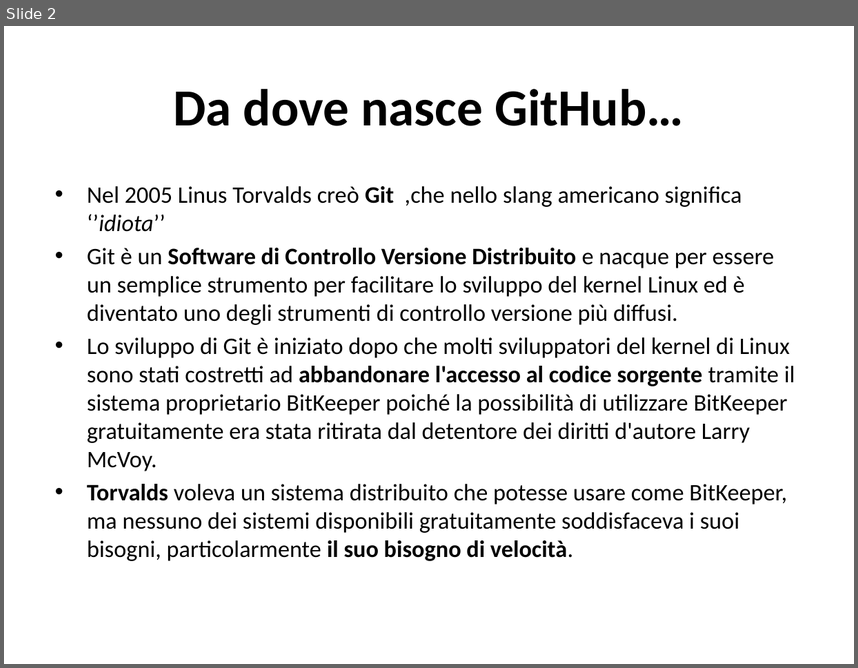
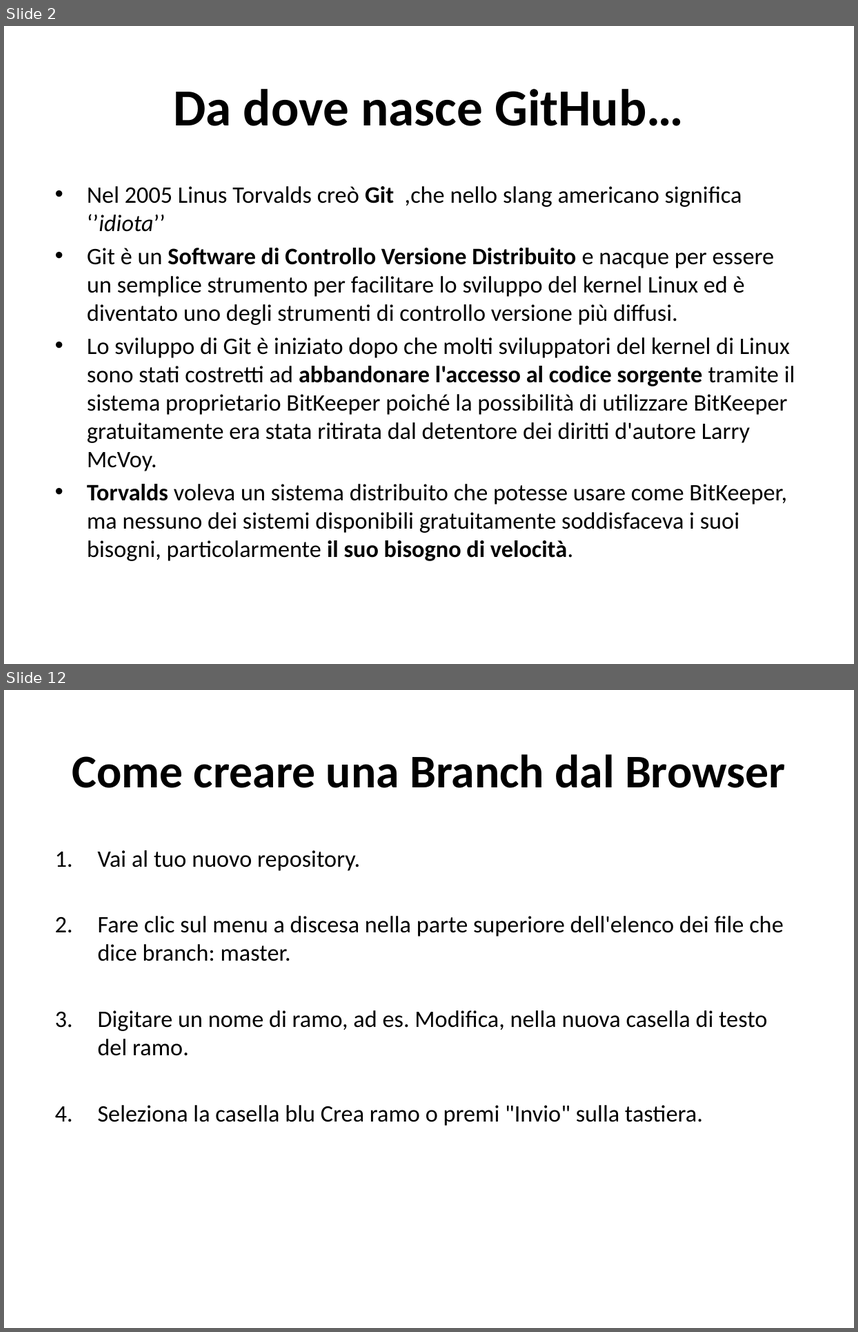
Before and after one commit to TeamEngim/GitHub-Introduction, a slide deck: Primi passi su GitHub.pptx. Shown one above the other, each under a label of ours: slide 2 before the commit, slides 2 and 12 after it; the slides between them are not shown. The pictures are 858x668 and 858x1332 pixels, drawn with LibreOffice and Linux fonts; fonts in the diff are those of the drawing. Boxes give left, top, right and bottom in pixels: in the first picture for what was removed or moved away, otherwise in the second. Text is boxed around its words. In the diff, an @@ line names an element or a change of style, - is before the commit and + after.

```diff
--- a/Primi passi su GitHub.pptx
+++ b/Primi passi su GitHub.pptx
@@ slide 12 added at [4, 690, 854, 1328], background #FFFFFF @@
@@ title added at [72, 754, 786, 788], 39.6 pt, text #000000, bold @@
+Come creare una Branch dal Browser
@@ text added at [98, 850, 784, 1125], 20 pt, text #000000 @@
+1. Vai al tuo nuovo repository.
+2. Fare clic sul menu a discesa nella parte superiore dell'elenco dei file che dice branch: master.
+3. Digitare un nome di ramo, ad es. Modifica, nella nuova casella di testo del ramo.
+4. Seleziona la casella blu Crea ramo o premi "Invio" sulla tastiera.
```
Also in this commit, not shown: 8 slides changed, 24 other slides added, 2 slides removed.
